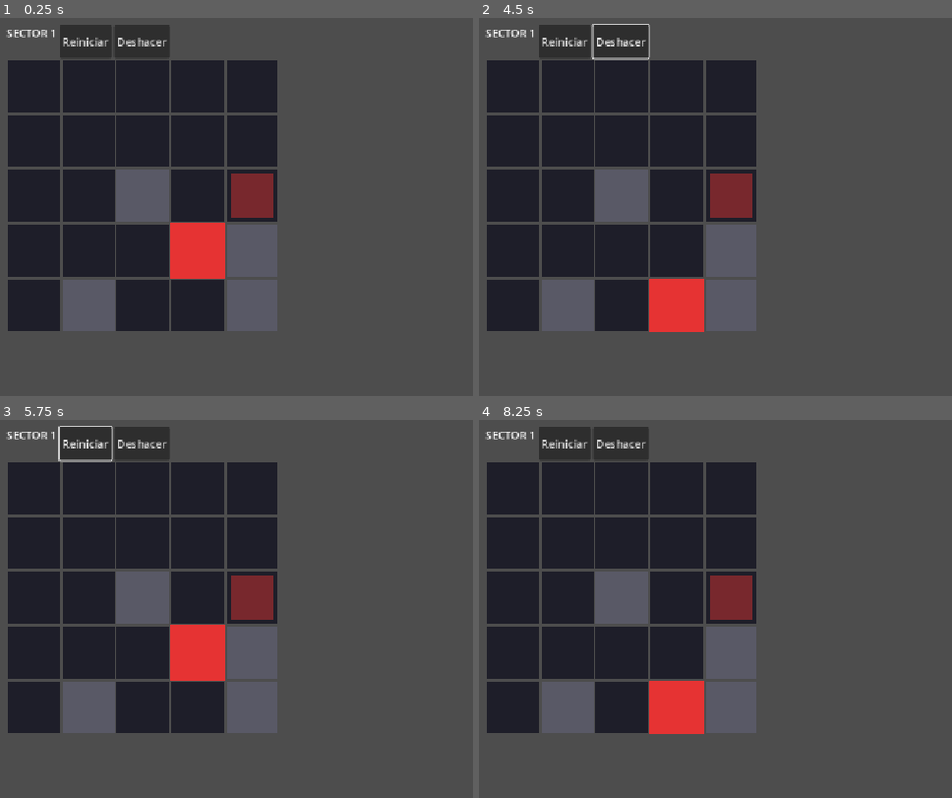
Above: before the commit, frames 1-4 (two rows, left to right).
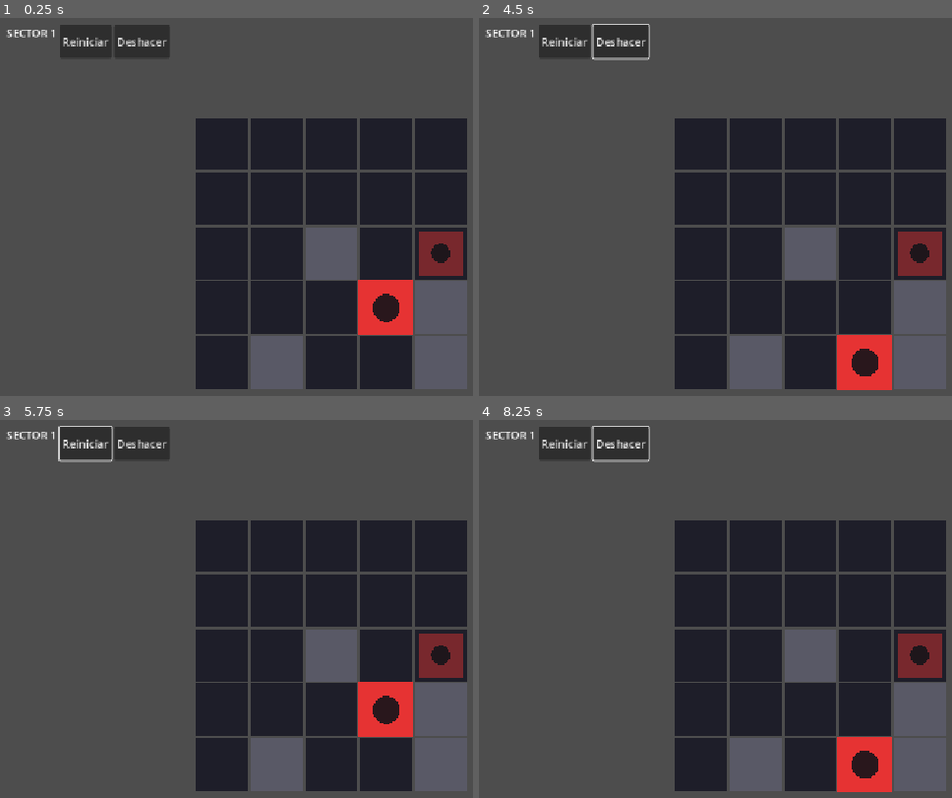
Above: after the commit, the same moments.

Repository: Cvelazquez3/Kroma
Game: Godot game, scene res://scenes/level_01.tscn
The game is run twice, just before and just after one commit, with the same random seed, the same clock (stepped at 60 frames per second) and the same inputs.
Inputs (mouse positions are in pixels of both pictures, inside the frame that each line leads up to):
- Up to frame 1 (0.25 s): no input
- Up to frame 2 (4.5 s): click "Reiniciar" at 0.5 s; click "Deshacer" at 1.25 s; click "Reiniciar" at 2 s; click "Reiniciar" at 2.75 s; tap Enter at 3.5 s; move the mouse to (outside the picture) at 3.52 s; hold Right (move_right) 3.53-4.28 s; tap Z at 3.6, 4.35 s; click (outside the picture) at 3.67 s; tap R (restart_level) at 4.25 s; move the mouse to (654, 259) at 4.27 s; hold Down (move_down) from 4.28 s (still down)
- Up to frame 3 (5.75 s): tap R (restart_level) at 5 s; move the mouse to (411, 544) at 5.02 s; release Down (move_down) at 5.03 s; hold Right (move_right) from 5.03 s (still down); tap Tab at 5.1 s; tap Z at 5.3 s
- Up to frame 4 (8.25 s): tap R (restart_level) at 5.75, 6.5, 7.15, 8 s; move the mouse to (772, 729) at 5.77 s; release Right (move_right) at 5.78 s; hold Up (move_up) 5.78-6.53 s; tap Z at 5.85, 6.6, 7.55, 8.1 s; click (772, 729) at 5.92 s; move the mouse to (outside the picture) at 6.52 s; hold Left (move_left) 6.53-8.03 s; move the mouse to (573, 574) at 7.27 s; tap Tab at 7.35 s; move the mouse to (847, 643) at 8.02 s; hold Down (move_down) from 8.03 s (still down); click (847, 643) at 8.17 s

The runs differ from the first frame. In frame 1, 64% of the frame differs, in the area x 1-99%, y 11-99%; in frame 2, 64%; in frame 3, 64%; in frame 4, 64%, in the area x 1-99%, y 1-99%.

Commit message:
feat: integrar glifos en escena principal, centrado dinamico para 7x7 y README oficial

Diff:
--- a/scenes/level_01.gd
+++ b/scenes/level_01.gd
@@ -1,6 +1,6 @@
 extends Node2D
 
-const CELL_SIZE := 80
+const BASE_CELL_SIZE := 80
 const COLOR_MAP := {
 	"red": Color(0.9, 0.2, 0.2),
 	"blue": Color(0.2, 0.4, 0.9),
@@ -9,9 +9,11 @@
 	"green": Color(0.2, 0.8, 0.3),
 	"orange": Color(1.0, 0.5, 0.1),
 	"empty": Color(0.12, 0.12, 0.16),
-	"wall": Color(0.35, 0.35, 0.4)
+	"wall": Color(0.35, 0.35, 0.4),
+	"void": Color(0.04, 0.04, 0.06),
 }
 
+var cell_size: float = BASE_CELL_SIZE
 var level_data: LevelData
 var board: BoardState
 var block_nodes: Dictionary = {}
@@ -44,40 +46,83 @@
 	$HUD/HUDContainer/UndoButton.pressed.connect(_undo)
 
 func _build_greybox() -> void:
-	position = Vector2(100, 60)
-
+	# Ajustar cell_size dinámicamente si el tablero supera 5 celdas
+	var max_dim := max(level_data.width, level_data.height)
+	if max_dim > 5:
+		cell_size = 520.0 / float(max_dim)
+	else:
+		cell_size = float(BASE_CELL_SIZE)
+
+	# Centrado en pantalla (resolución base típica 1152x648)
+	var viewport_size := get_viewport_rect().size
+	if viewport_size.x <= 0 or viewport_size.y <= 0:
+		viewport_size = Vector2(1152, 648)
+	var board_pixel_width := level_data.width * cell_size
+	var board_pixel_height := level_data.height * cell_size
+	position = Vector2(
+		max(40.0, (viewport_size.x - board_pixel_width) * 0.5),
+		max(70.0, (viewport_size.y - board_pixel_height) * 0.5 + 20.0)
+	)
+
+	# Celdas vacías
 	for x in range(level_data.width):
 		for y in range(level_data.height):
 			var cell := ColorRect.new()
-			cell.size = Vector2(CELL_SIZE - 4, CELL_SIZE - 4)
-			cell.position = Vector2(x * CELL_SIZE + 2, y * CELL_SIZE + 2)
+			cell.size = Vector2(cell_size - 4, cell_size - 4)
+			cell.position = Vector2(x * cell_size + 2, y * cell_size + 2)
 			cell.color = COLOR_MAP["empty"]
 			board_container.add_child(cell)
 
+	# Abismos (voids)
+	for v in level_data.voids:
+		var void_rect := ColorRect.new()
+		void_rect.size = Vector2(cell_size - 4, cell_size - 4)
+		void_rect.position = Vector2(v.x * cell_size + 2, v.y * cell_size + 2)
+		void_rect.color = COLOR_MAP["void"]
+		board_container.add_child(void_rect)
+
+	# Muros
 	for w in level_data.walls:
 		var wall := ColorRect.new()
-		wall.size = Vector2(CELL_SIZE - 4, CELL_SIZE - 4)
-		wall.position = Vector2(w.x * CELL_SIZE + 2, w.y * CELL_SIZE + 2)
+		wall.size = Vector2(cell_size - 4, cell_size - 4)
+		wall.position = Vector2(w.x * cell_size + 2, w.y * cell_size + 2)
 		wall.color = COLOR_MAP["wall"]
 		board_container.add_child(wall)
 
+	# Receptores con Glifo de Ian
 	for r in level_data.receptors:
+		var pos_v: Vector2i = r["pos"]
 		var rec := ColorRect.new()
-		rec.size = Vector2(CELL_SIZE - 16, CELL_SIZE - 16)
-		rec.position = Vector2(r["pos"].x * CELL_SIZE + 8, r["pos"].y * CELL_SIZE + 8)
+		rec.size = Vector2(cell_size - 16, cell_size - 16)
+		rec.position = Vector2(pos_v.x * cell_size + 8, pos_v.y * cell_size + 8)
 		var c: Color = COLOR_MAP.get(r["color"], Color.WHITE)
 		c.a = 0.45
 		rec.color = c
 		receptors_container.add_child(rec)
 
+		# Glifo de accesibilidad en el receptor
+		var glyph := Glyph.new()
+		glyph.name = "Glyph"
+		glyph.position = rec.size / 2.0
+		glyph.setup(r["color"], (cell_size - 16) * 0.22)
+		rec.add_child(glyph)
+
+	# Bloques activos con Glifo de Ian
 	for b in level_data.blocks:
+		var pos_b: Vector2i = b["pos"]
 		var blk := ColorRect.new()
-		blk.size = Vector2(CELL_SIZE - 8, CELL_SIZE - 8)
-		blk.position = Vector2(b["pos"].x * CELL_SIZE + 4, b["pos"].y * CELL_SIZE + 4)
+		blk.size = Vector2(cell_size - 8, cell_size - 8)
+		blk.position = Vector2(pos_b.x * cell_size + 4, pos_b.y * cell_size + 4)
 		blk.color = COLOR_MAP.get(b["color"], Color.WHITE)
 		blocks_container.add_child(blk)
 		block_nodes[b["id"]] = blk
 		blk.pivot_offset = blk.size / 2.0
+
+		var glyph := Glyph.new()
+		glyph.name = "Glyph"
+		glyph.position = blk.size / 2.0
+		glyph.setup(b["color"], (cell_size - 8) * 0.25)
+		blk.add_child(glyph)
 
 func _unhandled_input(event: InputEvent) -> void:
 	if is_moving:
@@ -90,21 +135,22 @@
 			_actualizar_seleccion_visual()
 			print("Bloque seleccionado: ", bloque_seleccionado)
 		return
-	if event.is_action_pressed("ui_up"):
+	if event.is_action_pressed("ui_up") or event.is_action_pressed("move_up"):
 		_execute_move(Vector2i.UP)
-	elif event.is_action_pressed("ui_down"):
+	elif event.is_action_pressed("ui_down") or event.is_action_pressed("move_down"):
 		_execute_move(Vector2i.DOWN)
-	elif event.is_action_pressed("ui_left"):
+	elif event.is_action_pressed("ui_left") or event.is_action_pressed("move_left"):
 		_execute_move(Vector2i.LEFT)
-	elif event.is_action_pressed("ui_right"):
+	elif event.is_action_pressed("ui_right") or event.is_action_pressed("move_right"):
 		_execute_move(Vector2i.RIGHT)
-	elif event.is_action_pressed("ui_undo") or (event is InputEventKey and event.pressed and event.keycode == KEY_Z):
+	elif event.is_action_pressed("undo_move") or (event is InputEventKey and event.pressed and event.keycode == KEY_Z):
 		_undo()
-	elif event is InputEventKey and event.pressed and event.keycode == KEY_R:
+	elif event.is_action_pressed("restart_level") or (event is InputEventKey and event.pressed and event.keycode == KEY_R):
 		_restart()
 
 func _execute_move(dir: Vector2i) -> void:
-	# Guardamos tanto el estado lógico como la posición visual previa
+	if not block_nodes.has(bloque_seleccionado):
+		return
 	var blk: ColorRect = block_nodes[bloque_seleccionado]
 	var snap := {
 		"board": board.snapshot(),
@@ -117,6 +163,8 @@
 	var info_bloque: Dictionary = board.block_info(bloque_seleccionado)
 	if info_bloque.has("color"):
 		blk.color = COLOR_MAP.get(info_bloque["color"], Color.WHITE)
+		_actualizar_glifo(blk, info_bloque["color"])
+
 	for id in block_nodes:
 		block_nodes[id].visible = not board.block_info(id).is_empty()
 	if result == BoardState.MoveResult.BLOCKED or result == BoardState.MoveResult.NOT_FOUND:
@@ -125,7 +173,7 @@
 	if path.size() > 0:
 		history_stack.push_back(snap)
 		is_moving = true
-		var target_pos := Vector2(path[-1].x * CELL_SIZE + 4, path[-1].y * CELL_SIZE + 4)
+		var target_pos := Vector2(path[-1].x * cell_size + 4, path[-1].y * cell_size + 4)
 
 		var tween := create_tween()
 		tween.tween_property(blk, "position", target_pos, 0.15).set_trans(Tween.TRANS_QUAD).set_ease(Tween.EASE_OUT)
@@ -149,6 +197,11 @@
 					print("¡Has completado todos los niveles disponibles!")
 		)
 
+func _actualizar_glifo(blk: ColorRect, color_name: String) -> void:
+	if blk.has_node("Glyph"):
+		var g: Glyph = blk.get_node("Glyph")
+		g.setup(color_name, (cell_size - 8) * 0.25)
+
 func _undo() -> void:
 	if history_stack.is_empty() or is_moving:
 		return
@@ -161,9 +214,15 @@
 		block_nodes[id].visible = not info.is_empty()
 		if not info.is_empty():
 			block_nodes[id].color = COLOR_MAP.get(info["color"], Color.WHITE)
-			block_nodes[id].position = Vector2(info["pos"].x * CELL_SIZE + 4, info["pos"].y * CELL_SIZE + 4)
-
-
+			block_nodes[id].position = Vector2(info["pos"].x * cell_size + 4, info["pos"].y * cell_size + 4)
+			_actualizar_glifo(block_nodes[id], info["color"])
+
+	# Asegurar bloque seleccionado válido
+	if not board.active_block_ids().has(bloque_seleccionado):
+		var act := board.active_block_ids()
+		if not act.is_empty():
+			bloque_seleccionado = act[0]
+	_actualizar_seleccion_visual()
 	print("Undo ejecutado. Pasos restantes: ", history_stack.size())
 
 func _restart() -> void:
@@ -173,28 +232,16 @@
 	history_stack.clear()
 
 	for b in level_data.blocks:
-	# Regresar visualmente al punto de partida
 		var blk: ColorRect = block_nodes[b["id"]]
-		var start_pos := Vector2(b["pos"].x * CELL_SIZE + 4, b["pos"].y * CELL_SIZE + 4)
+		var start_pos := Vector2(b["pos"].x * cell_size + 4, b["pos"].y * cell_size + 4)
 		blk.position = start_pos
 		blk.color = COLOR_MAP.get(b["color"], Color.WHITE)
 		blk.visible = true
+		_actualizar_glifo(blk, b["color"])
+
+	bloque_seleccionado = level_data.blocks[0]["id"]
+	_actualizar_seleccion_visual()
 	print("Nivel reiniciado.")
-
-func _sync_visuals() -> void:
-	# Sincroniza la posición visual con el estado de BoardState
-	var blk: ColorRect = block_nodes["b1"]
-	for b in level_data.blocks:
-		if b["id"] == "b1":
-			# Como b1 es el único bloque, buscamos su celda en el tablero
-			for x in range(level_data.width):
-				for y in range(level_data.height):
-					var cell_val = board.get_cell(x, y) if board.has_method("get_cell") else -1
-					# Si BoardState guarda la posición interna en su snapshot, se restaura
-	# Posición inicial o previa:
-	# Nota: Si el snapshot guarda los datos de bloque, animamos de regreso
-	var target_pos := Vector2(level_data.blocks[0]["pos"].x * CELL_SIZE + 4, level_data.blocks[0]["pos"].y * CELL_SIZE + 4) if history_stack.is_empty() else blk.position
-	blk.position = target_pos
 
 func _actualizar_seleccion_visual() -> void:
 	for id in block_nodes:
@@ -230,4 +277,4 @@
 	_build_greybox()
 	_actualizar_seleccion_visual()
 
-	$HUD/HUDContainer/SectorLabel.text = "SECTOR " + str(level_data.sector)
+	$HUD/HUDContainer/SectorLabel.text = "SECTOR " + str(level_data.sector) + " - " + str(level_data.name)
Not shown, added: scripts/board/level_solver.gd.uid
Not shown, added: scripts/tests/test_solver.gd.uid
Not shown, added: README.md
